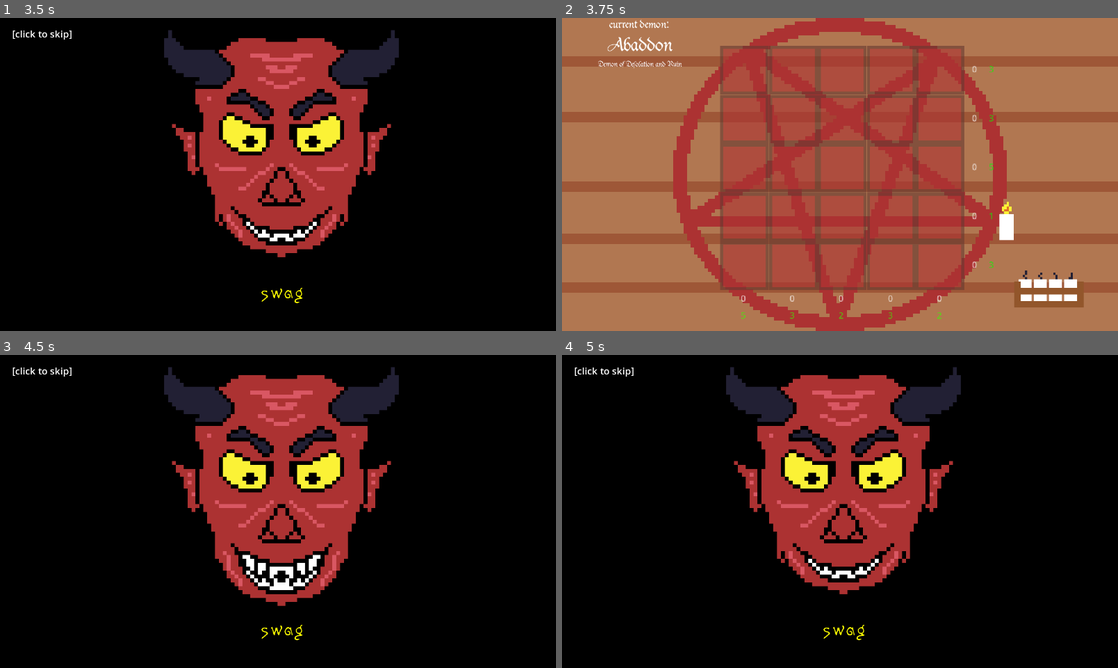
Above: before the commit, frames 1-4 (two rows, left to right).
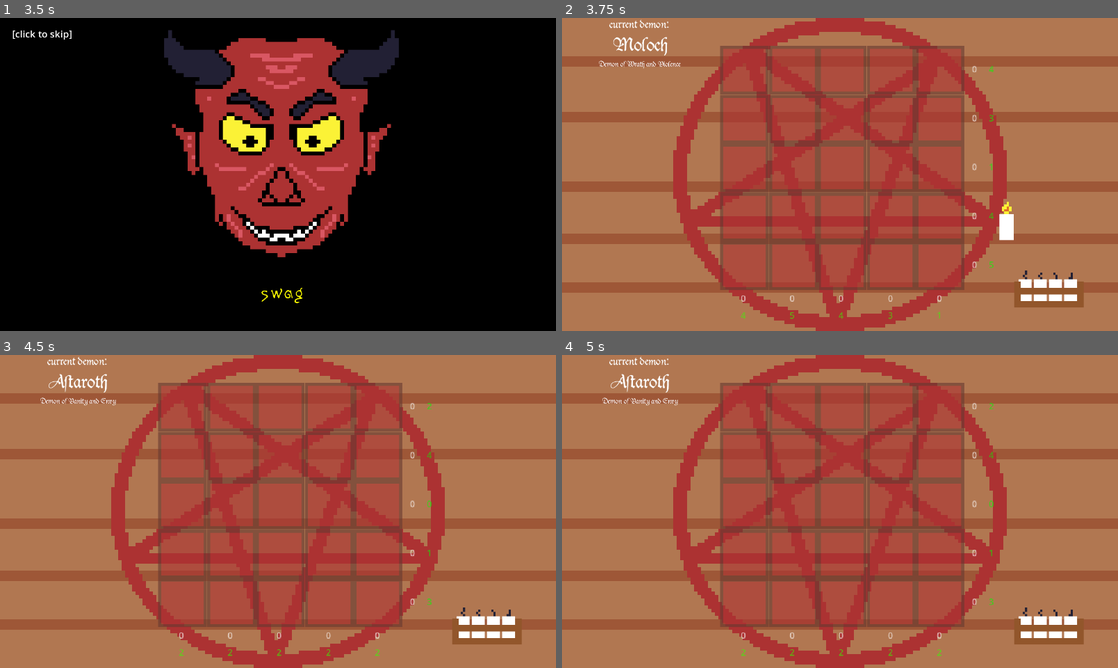
Above: after the commit, the same moments.

Repository: adrientremblay/ld55
Game: Godot game, scene res://scenes/title_screen.tscn
Two runs of this game, one before a commit and one after it. Both use one fixed random seed, a clock stepped at 60 frames per second and the inputs below.
Inputs (mouse positions are in pixels of both pictures, inside the frame that each line leads up to):
- Up to frame 1 (3.5 s): tap Enter at 0.5, 1.25, 2 s; move the mouse to (400, 158) at 0.52 s; press the mouse at (400, 158) at 0.53 s; move the mouse to (166, 190) at 1.27 s; release the mouse at (166, 190) at 1.28 s; click (166, 190) at 1.35 s; move the mouse to (333, 105) at 2.02 s; press the mouse at (333, 105) at 2.03 s; tap Space (skip_level) at 2.75 s; move the mouse to (489, 290) at 2.77 s; release the mouse at (489, 290) at 2.78 s; click (489, 290) at 2.85 s
- Up to frame 2 (3.75 s): tap Enter at 3.5 s; move the mouse to (1006, 221) at 3.52 s; press the mouse at (1006, 221) at 3.53 s
- Up to frame 3 (4.5 s): tap Space (skip_level) at 4.25 s; move the mouse to (444, 558) at 4.27 s; release the mouse at (444, 558) at 4.28 s; click (444, 558) at 4.35 s
- Up to frame 4 (5 s): no input

Frame 1 is identical in both runs. In frame 2, 0.5% of the frame differs, in the area x 6-78%, y 6-97%; in frame 3, 96%, in the area x 0-100%, y 0-100%; in frame 4, 96%.

Commit message:
after demon face scene, the next demon/level is loaded

Diff:
--- a/scenes/demon_scene.gd
+++ b/scenes/demon_scene.gd
@@ -2,6 +2,8 @@
 
 var demon: Demon
 var line_i = 0
+
+signal next_level
 
 # Called when the node enters the scene tree for the first time.
 func _ready() -> void:
@@ -27,4 +29,4 @@
 
 func banish():
 	visible = false
-	# TODO load next level
+	next_level.emit()
--- a/scenes/demon_scene.tscn
+++ b/scenes/demon_scene.tscn
@@ -55,7 +55,7 @@
 position = Vector2(648, 298)
 scale = Vector2(9, 9)
 sprite_frames = SubResource("SpriteFrames_2gw6p")
-frame_progress = 0.473693
+frame_progress = 0.756537
 
 [node name="SkipText" type="Label" parent="."]
 layout_mode = 1
--- a/scenes/main.gd
+++ b/scenes/main.gd
@@ -43,3 +43,8 @@
 func level_complete():
 	var demon = demons_to_summon[current_demon]
 	$DemonScene.summon(demon)
+
+func _on_demon_scene_next_level() -> void:
+	current_demon +=1
+	if current_demon < demons_to_summon.size():
+		load_demon(demons_to_summon[current_demon])
--- a/scenes/main.tscn
+++ b/scenes/main.tscn
@@ -31,3 +31,4 @@
 
 [connection signal="altar_check" from="ObjectSpawner" to="." method="_on_object_spawner_altar_check"]
 [connection signal="spawn_object" from="ObjectSpawner" to="." method="_on_object_spawner_spawn_object"]
+[connection signal="next_level" from="DemonScene" to="." method="_on_demon_scene_next_level"]
